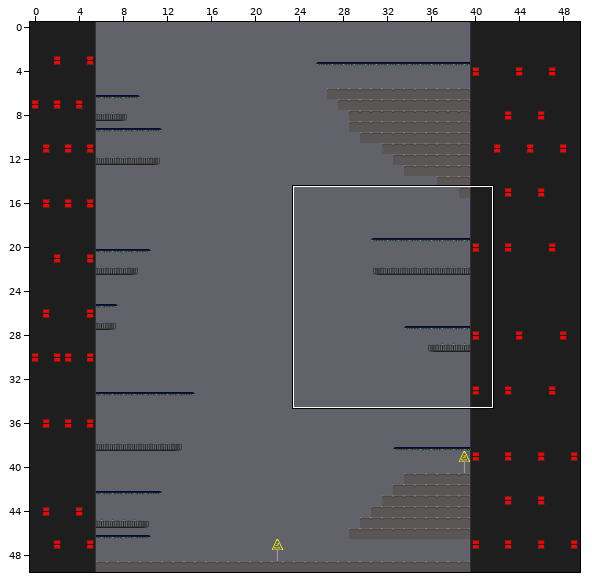
Two versions of a level (Tiled map, Assets/Maps/demo.tmx). The first picture is a wide view before the edit; the outline marks the close-up.
Close-up. Earlier state:
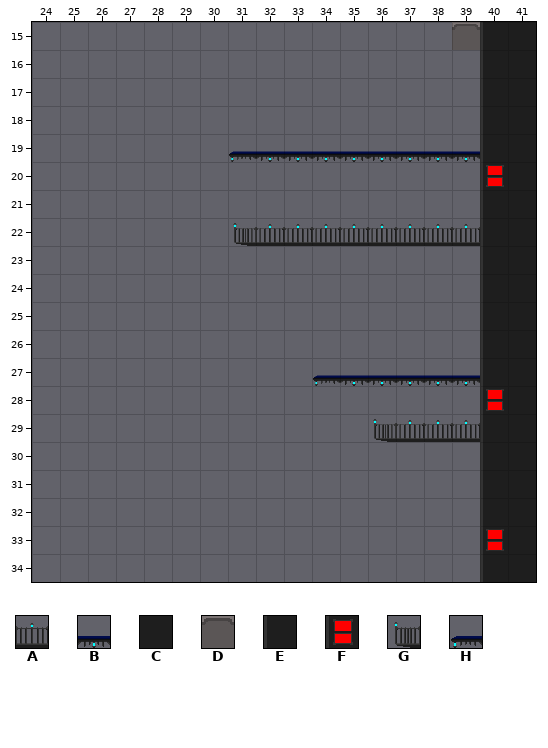
Cells are 32x32 px. Shown: x 24..41, y 15..34. The commit also changed other parts of the map, which this record leaves out.
Key: from "sunset": A 1 "balconyMiddle", B 3 "roofMiddle", C 8 "wallBlank", D 13 "floor", E 14 "wallFront - Copy", F 15 "windowFront - Copy", G 16 "balconyEdgeMirror", H 17 "RoofEdgeMirror".
_ is an empty cell.
Layer "Tile Layer 1" before, first column x 24:
15 _______________DEC
16 ________________EC
17 ________________EC
18 ________________EC
19 _______HBBBBBBBBEC
20 ________________FC
21 ________________EC
22 _______GAAAAAAAAEC
23 ________________EC
24 ________________EC
25 ________________EC
26 ________________EC
27 __________HBBBBBEC
28 ________________FC
29 ____________GAAAEC
30 ________________EC
31 ________________EC
32 ________________EC
33 ________________FC
34 ________________EC
The result:
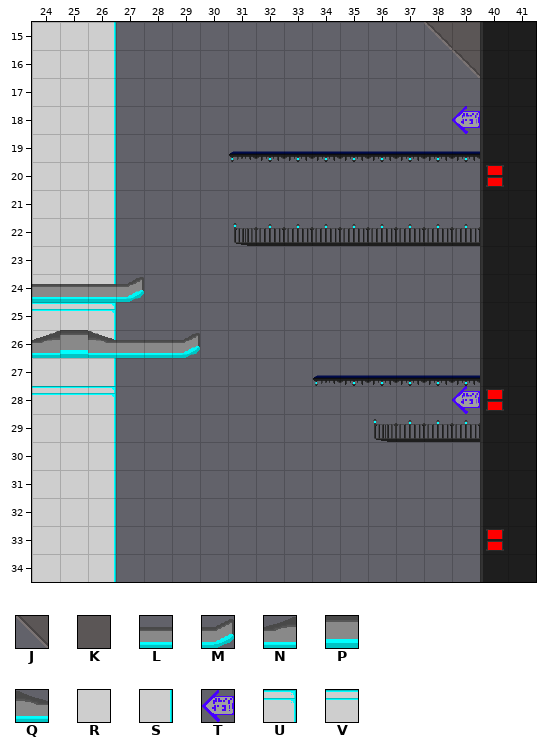
Further tiles: from "sunset": J 36 "downLeftSlope", K 39 "concreteBase", L 43 "pagotaMiddle", M 44 "pagotaRight", N 45 "pagotaRoof", P 46 "pagotaRoofM", Q 47 "pagotaRoofR", R 64 "pagotaWallSideMiddle", S 65 "pagotaWallSideRight", T 68 "leftSign", U 74 "pagotaWallRight", V 78 "pagotaWallMiddle".
Tiles of an added or newly shown layer are drawn over the layers below it.
The exact change:
Layer "Tile Layer 2" (added):
y 15..24: x 24..26 ___ -> RRS
y 25: x 24..26 ___ -> VVU
y 26: x 24 _ -> R; x 26 _ -> S
y 27: x 24..26 ___ -> RRS
y 28: x 24..26 ___ -> VVU
y 29..34: x 24..26 ___ -> RRS
Layer "Tile Layer 3" (added):
y 24: x 24..27 ____ -> LLLM
y 26: x 24..29 ______ -> NPQLLM
Layer "Tile Layer 1":
y 15: x 38..39 _D -> JK
y 16: x 39 _ -> J
y 18: x 39 _ -> T
y 28: x 39 _ -> T
Pixel boxes of the changes (left, top, right, bottom) in both close-ups:
added: (32, 22, 200, 582)
changed: (424, 22, 480, 78)
added: (452, 106, 480, 134)
added: (452, 386, 480, 414)
